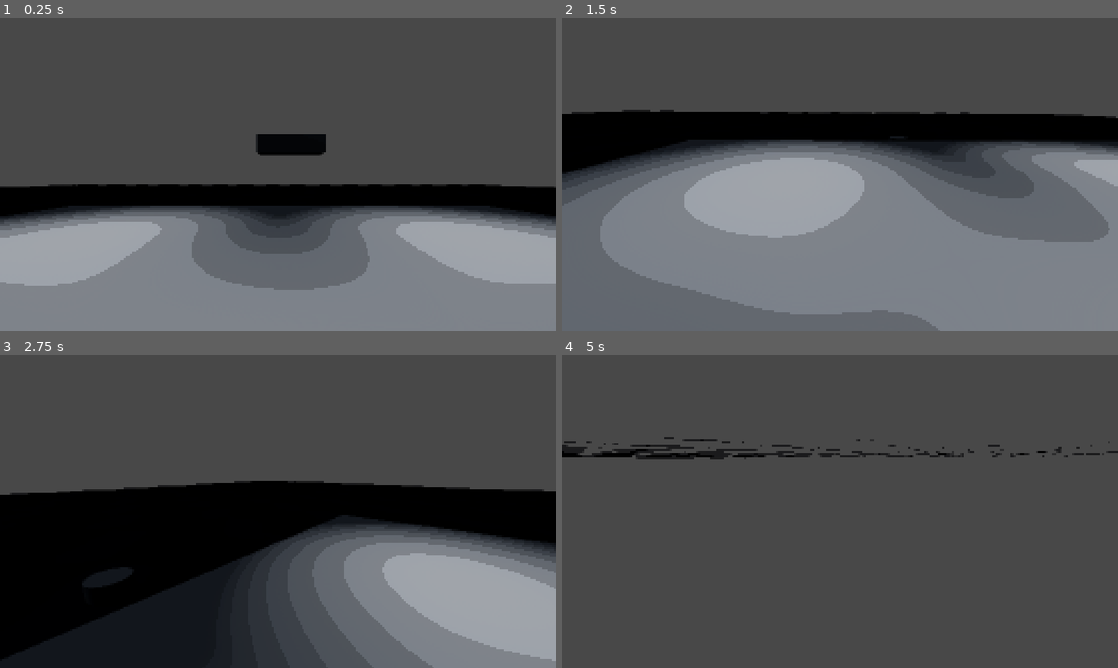
Above: before the commit, frames 1-4 (two rows, left to right).
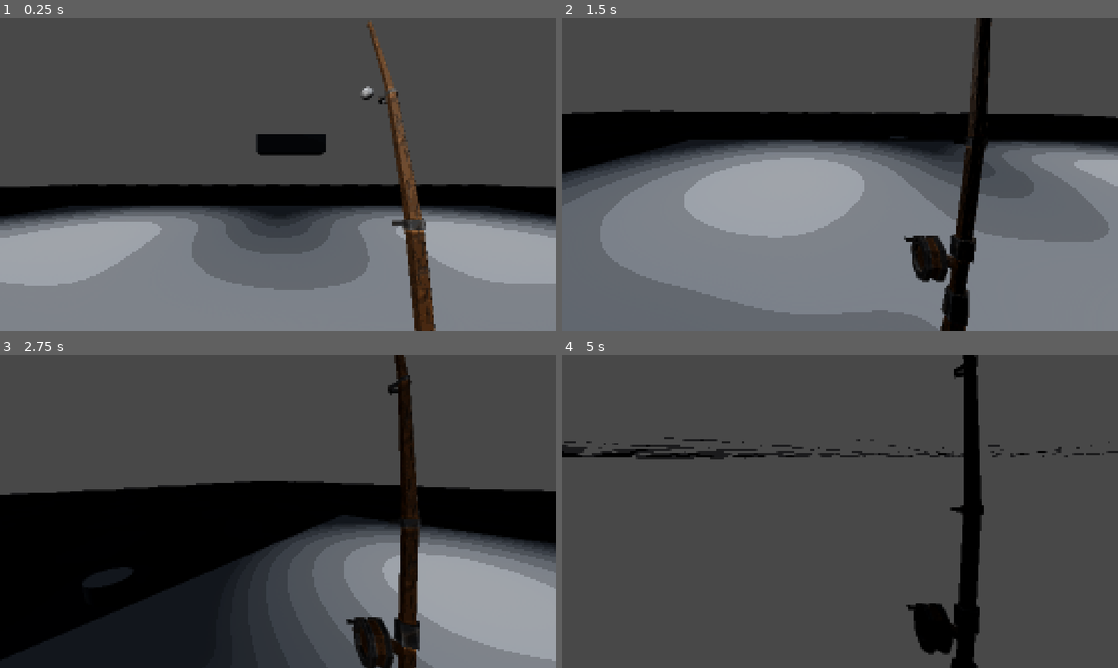
Above: after the commit, the same moments.

Repository: bobiscoolleonardo-collab/Collab
Game: Godot game, scene res://Scenes/game.tscn
The game is run twice, just before and just after one commit, with the same random seed, the same clock (stepped at 60 frames per second) and the same inputs.
Inputs (mouse positions are in pixels of both pictures, inside the frame that each line leads up to):
- Up to frame 1 (0.25 s): no input
- Up to frame 2 (1.5 s): move the mouse to (962, 158) at 0.52 s; hold D (right) 0.53-1.28 s; tap Space (space) at 0.6 s; click (962, 158) at 0.67 s; move the mouse to (812, 174) at 1.27 s; hold W (up) from 1.28 s (still down); tap Shift (sprint) at 1.35 s
- Up to frame 3 (2.75 s): keep holding W (up); move the mouse to (289, 505) at 2.02 s; tap Space (space) at 2.1 s
- Up to frame 4 (5 s): keep holding W (up); move the mouse to (834, 517) at 2.77 s; tap Shift (sprint) at 2.85, 4.35 s; move the mouse to (878, 514) at 3.52 s; tap Space (space) at 3.6 s; move the mouse to (795, 508) at 4.27 s

The runs differ from the first frame. In frame 1, 2.8% of the frame differs, in the area x 65-79%, y 1-100%; in frame 2, 4.2%; in frame 3, 4.0%; in frame 4, 4.4%, in the area x 61-76%, y 0-100%.

Commit message:
Added fishing rod

Diff:
--- a/Scenes/player.tscn
+++ b/Scenes/player.tscn
@@ -1,6 +1,7 @@
 [gd_scene format=3 uid="uid://dj42gbbys4127"]
 
 [ext_resource type="Script" uid="uid://g77wxivcs805" path="res://Scripts/player.gd" id="1_v0iea"]
+[ext_resource type="PackedScene" uid="uid://cfy2rghhnl1os" path="res://Scenes/fishing_rod.tscn" id="2_6t5aa"]
 [ext_resource type="Shader" uid="uid://b1e5d05gsbdsd" path="res://Shaders/Pixelation.gdshader" id="2_cvnsp"]
 
 [sub_resource type="CapsuleMesh" id="CapsuleMesh_cvnsp"]
@@ -31,6 +32,9 @@
 [node name="Placement" type="Node3D" parent="Hands" unique_id=697998927]
 transform = Transform3D(1, 0, 0, 0, 1, 0, 0, 0, 1, 0.45480645, -0.81446767, -0.46641988)
 
+[node name="FishingRod" parent="Hands/Placement" unique_id=1826954930 instance=ExtResource("2_6t5aa")]
+transform = Transform3D(7.868051e-09, 0.06, 2.2928234e-16, 0.012984329, -1.7026895e-09, 0.05857821, 0.05857821, -7.6816065e-09, -0.012984329, 0, 0, 0)
+
 [node name="neck" type="Node3D" parent="." unique_id=2127024264]
 transform = Transform3D(1, 0, 0, 0, 1, 0, 0, 0, 1, 0, 0.45556366, 0)
 
--- a/Scripts/global.gd
+++ b/Scripts/global.gd
@@ -1,3 +1,4 @@
 extends Node
 
 var player
+var store
